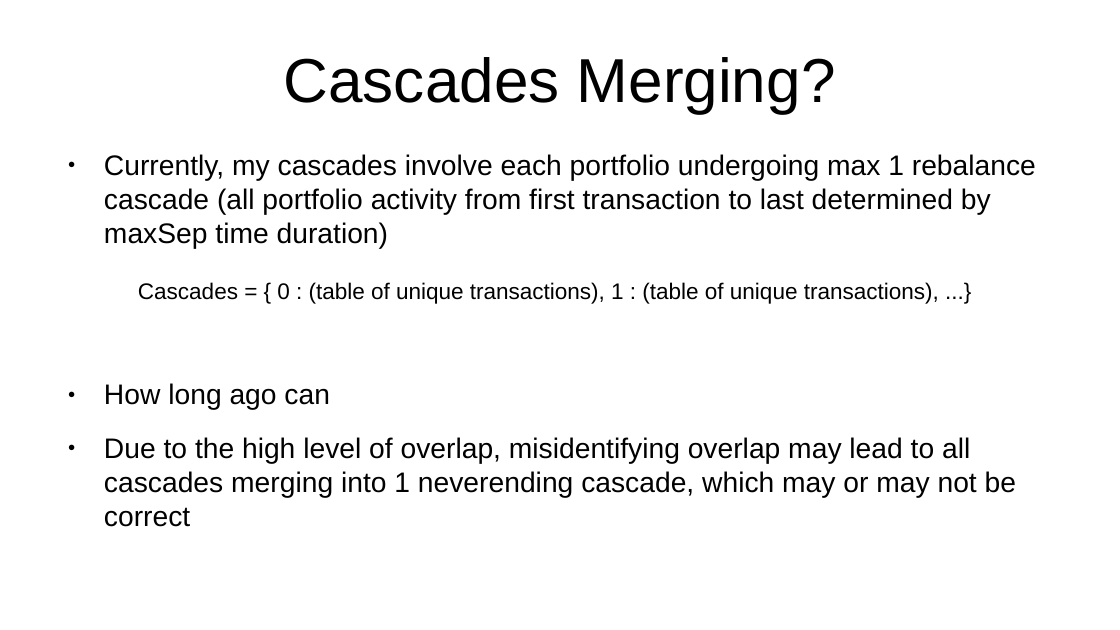
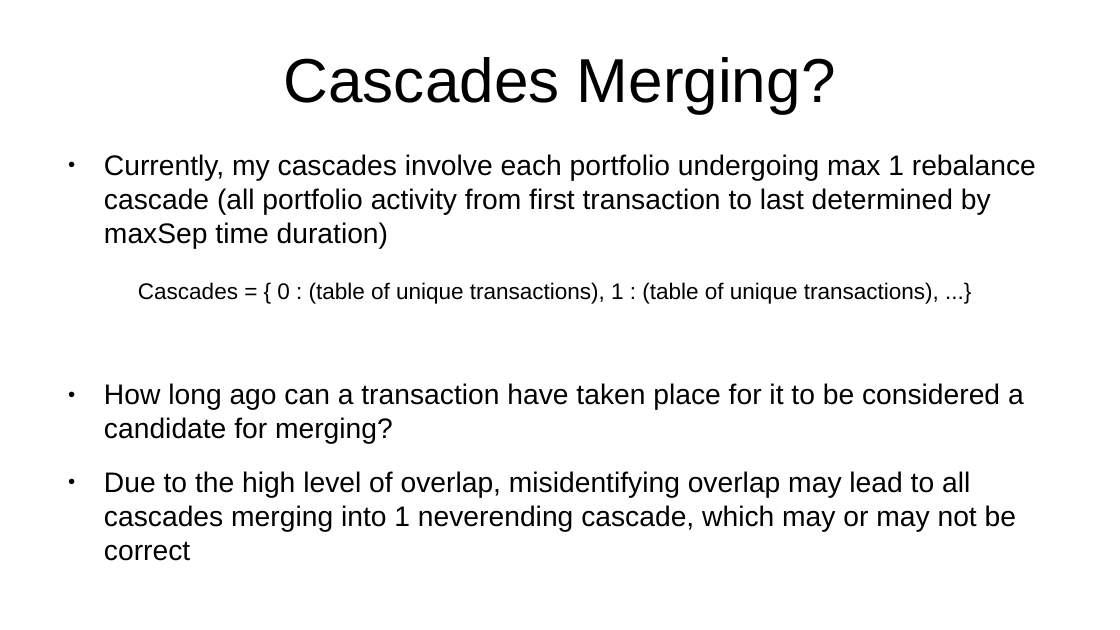
Before and after one commit to braedyn-au/StockMarketCascades, a slide deck: slide 8 of forsiewann/Aug18update.odp. Drawn at 1120x630 pixels with LibreOffice and Linux fonts; fonts in the diff are those of the drawing. Boxes give left, top, right and bottom in pixels: in the first picture for what was removed or moved away, otherwise in the second. Text is boxed around its words. In the diff, an @@ line names an element or a change of style, - is before the commit and + after.

Commit message:
fixed typo on ppt

```diff
--- a/forsiewann/Aug18update.odp
+++ b/forsiewann/Aug18update.odp
@@ text at <box>104,383,1024,444</box>: text changed @@
-● How long ago can
+● How long ago can a transaction have taken place for it to be considered a candidate for merging?
```
Also in this commit, not shown: 2 other files.
